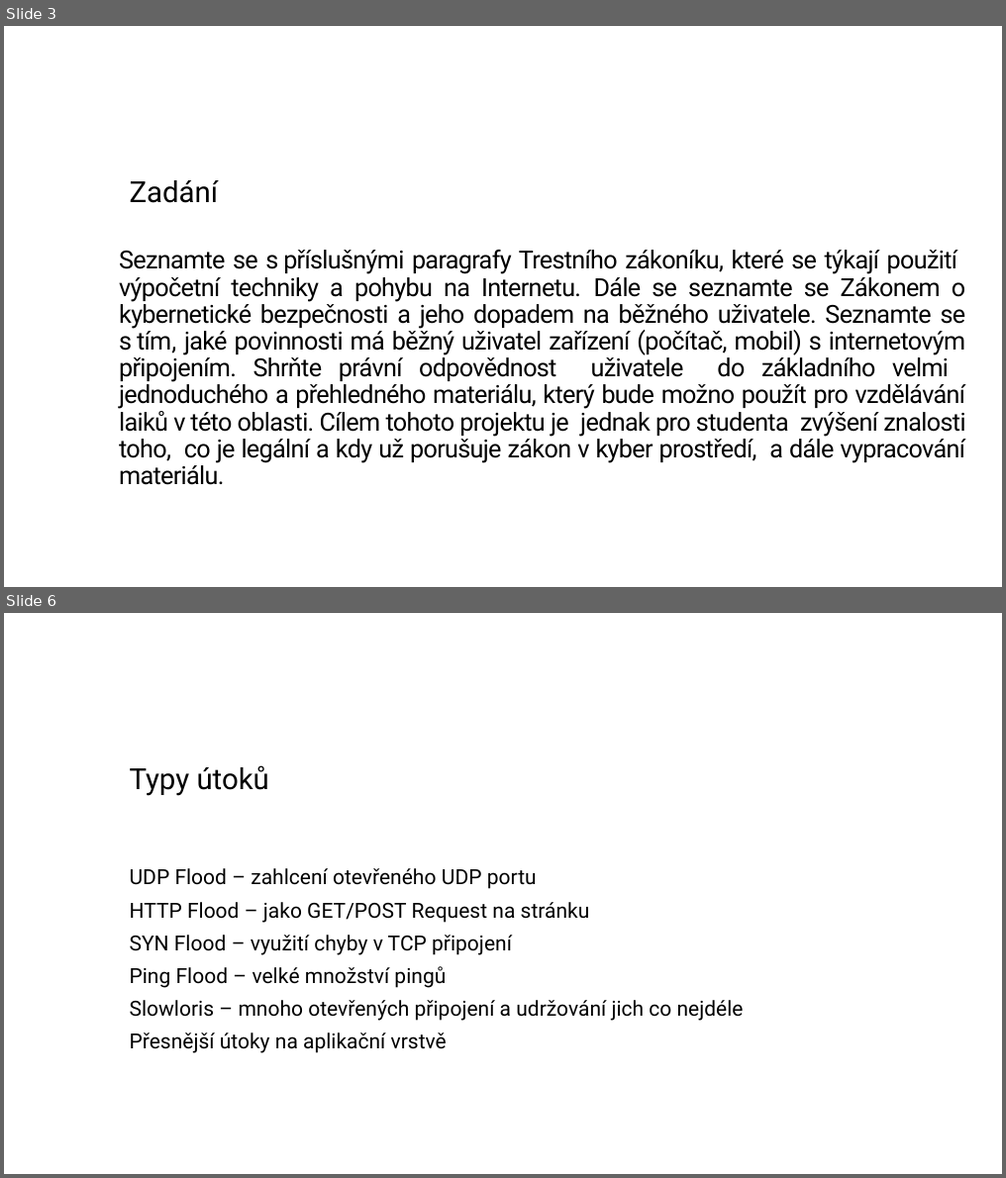
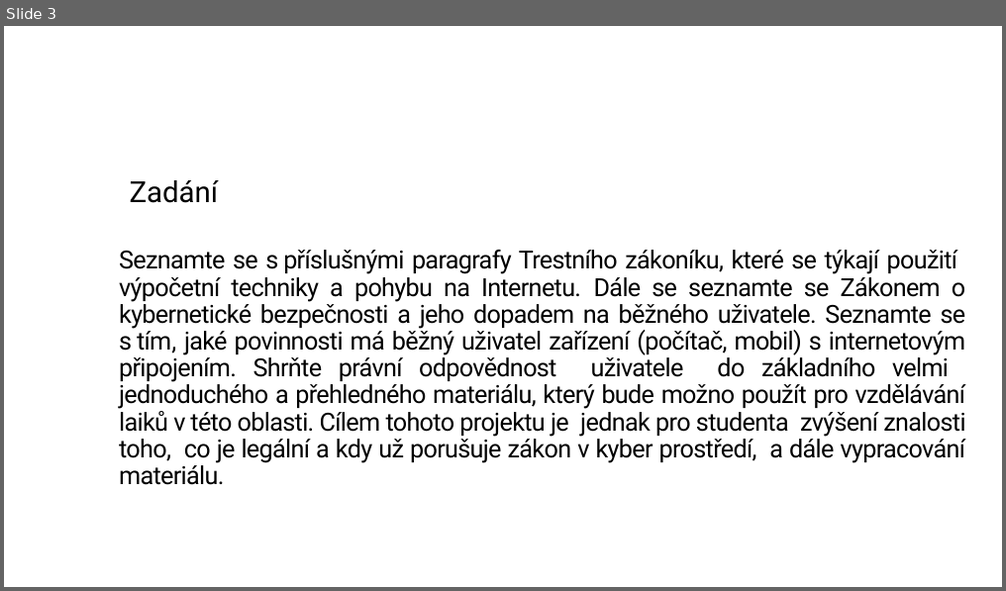
Before and after one commit to zimice/pr2_it_use, a slide deck: Kochanek_projekt_II_it_use_liability.pptx. Shown one above the other, each under a label of ours: slides 3 and 6 before the commit, slide 3 after it; the slides between them are not shown. The pictures are 1006x1178 and 1006x591 pixels, drawn with LibreOffice and Linux fonts; fonts in the diff are those of the drawing; background and template pictures are left out. Boxes give left, top, right and bottom in pixels: in the first picture for what was removed or moved away, otherwise in the second. Text is boxed around its words. In the diff, an @@ line names an element or a change of style, - is before the commit and + after.

```diff
--- a/Kochanek_projekt_II_it_use_liability.pptx
+++ b/Kochanek_projekt_II_it_use_liability.pptx
@@ slide 6 removed at (4,613,1002,1174), background #FFFFFF @@
@@ title removed at (130,765,269,796) @@
-Typy útoků
@@ text removed at (130,868,744,1054) @@
-UDP Flood – zahlcení otevřeného UDP portu
-HTTP Flood – jako GET/POST Request na stránku
-SYN Flood – využití chyby v TCP připojení
-Ping Flood – velké množství pingů
-Slowloris – mnoho otevřených připojení a udržování jich co nejdéle
-Přesnější útoky na aplikační vrstvě
```
Also in this commit, not shown: 2 slides changed, 3 slides added, 14 other slides removed.
